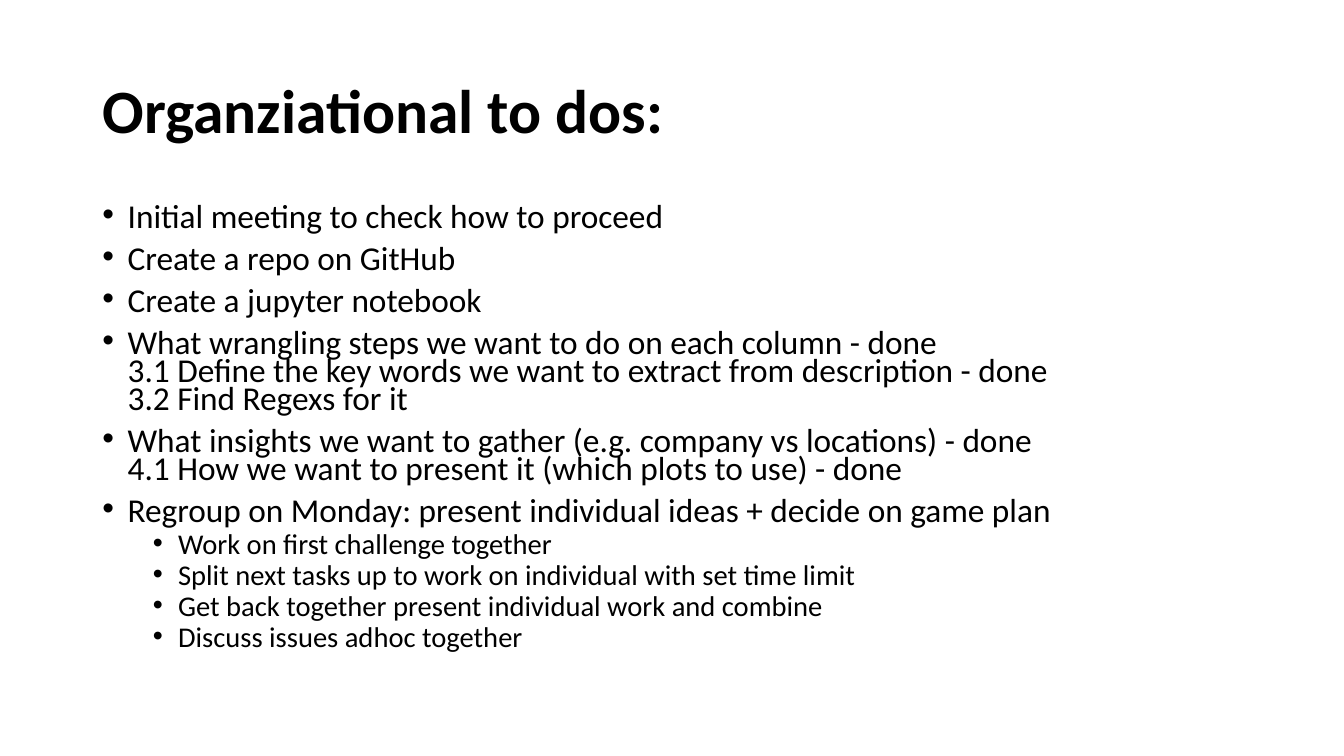
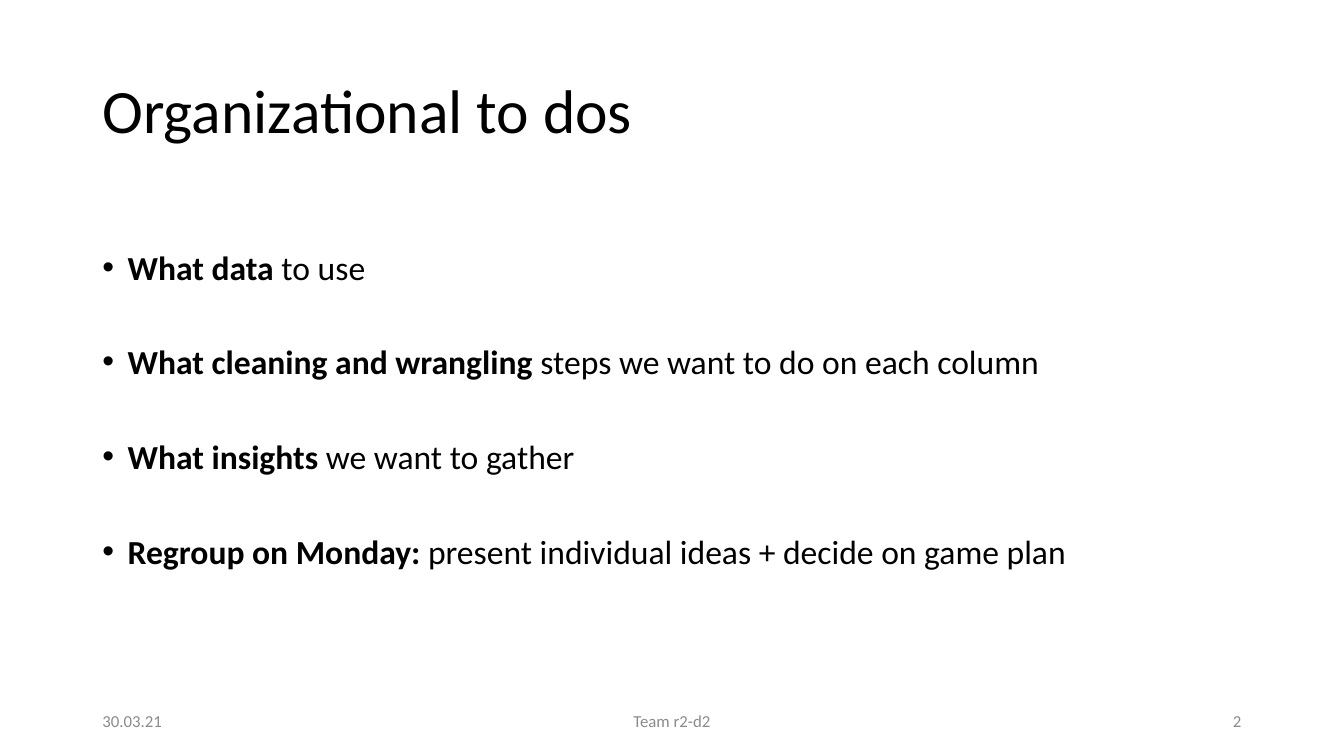
Before and after one commit to JosephineBiedermann/GroupProject1, a slide deck: slide 2 of Project1Presentation.pptx. Drawn at 1344x756 pixels with LibreOffice and Linux fonts; fonts in the diff are those of the drawing. Boxes give left, top, right and bottom in pixels: in the first picture for what was removed or moved away, otherwise in the second. Text is boxed around its words. In the diff, an @@ line names an element or a change of style, - is before the commit and + after.

```diff
--- a/Project1Presentation.pptx
+++ b/Project1Presentation.pptx
@@ title at box(102, 90, 632, 144): text changed; bold off @@
-Organziational to dos:
+Organizational to dos
@@ text at box(128, 256, 1039, 475): text changed; size 23.8 to 24 pt @@
-• Initial meeting to check how to proceed
-• Create a repo on GitHub
-• Create a jupyter notebook
-• What wrangling steps we want to do on each column - done
-  3.1 Define the key words we want to extract from description - done
-  3.2 Find Regexs for it
-• What insights we want to gather (e.g. company vs locations) - done
-  4.1 How we want to present it (which plots to use) - done
+• What data to use
+• What cleaning and wrangling steps we want to do on each column
+• What insights we want to gather
@@ text at box(178, 534, 855, 652): paragraphs removed @@
-  • Work on first challenge together
-  • Split next tasks up to work on individual with set time limit
-  • Get back together present individual work and combine
-  • Discuss issues adhoc together
@@ text at box(128, 540, 1066, 570): size 23.8 to 24 pt in "Regroup on Monday: present individual ideas + ..."; bold on in "Regroup on Monday:"; line spacing 0.7 to 2 @@
@@ text added at box(102, 716, 161, 727), 12 pt, text #8C8C8C @@
+30.03.21
@@ text added at box(633, 715, 711, 727), 12 pt, text #8C8C8C @@
+Team r2-d2
@@ page number added at box(1233, 716, 1241, 727), 12 pt, text #8C8C8C @@
+2
```
Also in this commit, not shown: 13 other slides changed, 6 slides added, 1 slide removed.
